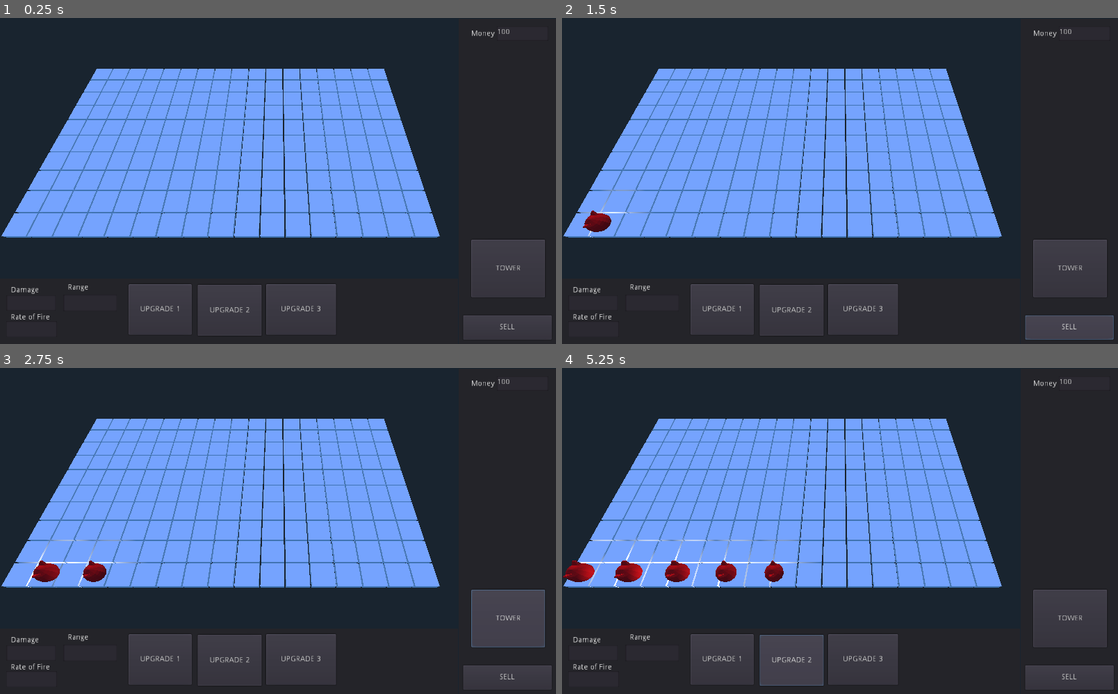
Above: before the commit, frames 1-4 (two rows, left to right).
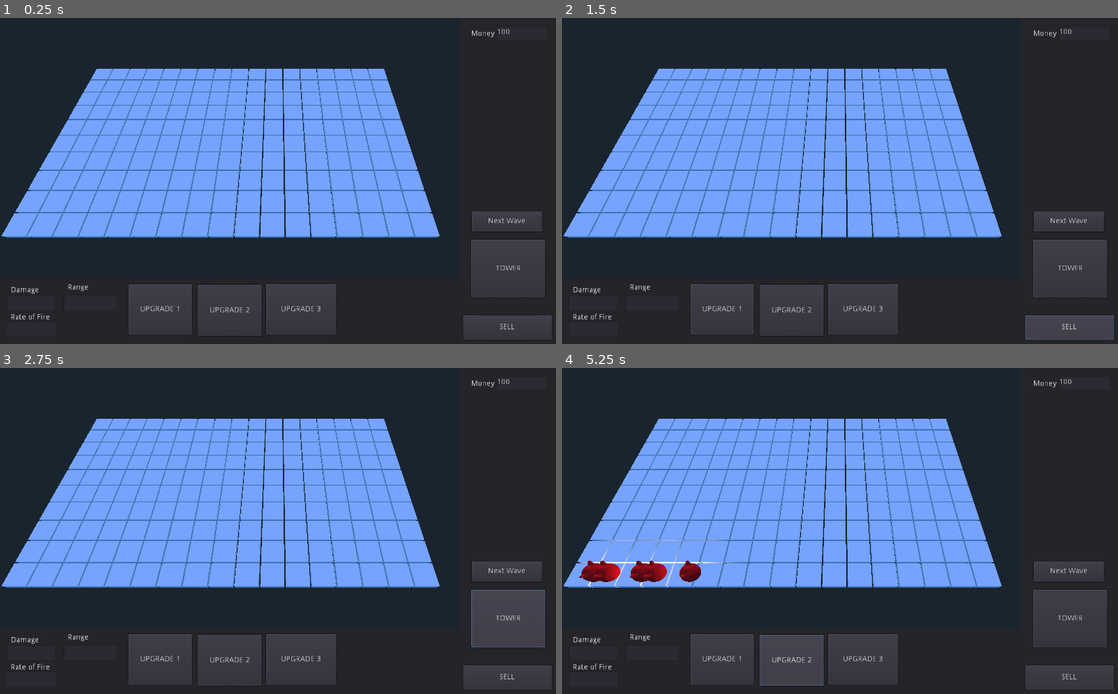
Above: after the commit, the same moments.

Repository: liampward/GodotTD
Game: Godot game, scene res://Scenes/Root.tscn
The game is run twice, just before and just after one commit, with the same random seed, the same clock (stepped at 60 frames per second) and the same inputs.
Inputs (mouse positions are in pixels of both pictures, inside the frame that each line leads up to):
- Up to frame 1 (0.25 s): no input
- Up to frame 2 (1.5 s): click (595, 301) at 0.52 s; type "12" at 0.6 s; click (595, 330) at 0.75 s; type "12" at 0.83 s; click (650, 301) at 0.98 s; type "12" at 1.07 s; click "SELL" at 1.25 s
- Up to frame 3 (2.75 s): click "TOWER" at 2 s
- Up to frame 4 (5.25 s): click (1067, 570) at 2.75 s, where only the run after the commit has a clickable "Next Wave"; click (1067, 570) at 3.5 s, where only the run after the commit has a clickable "Next Wave"; click "UPGRADE 1" at 4.25 s; click "UPGRADE 2" at 5 s

The runs differ from the first frame. In frame 1, 0.5% of the frame differs, in the area x 84-98%, y 59-66%; in frame 2, 0.8%; in frame 3, 1.1%; in frame 4, 2.5%, in the area x 0-98%, y 52-68%.
Error in both runs: Invalid get index 'tower' (on base: 'Nil'). (res://Scripts/Sell)

Commit message:
Added Next wave button to spawn waves

Diff:
--- a/Scenes/HUD.tscn
+++ b/Scenes/HUD.tscn
@@ -1,14 +1,15 @@
-[gd_scene load_steps=10 format=2]
-
-[ext_resource path="res://Scripts/Sell Button.gd" type="Script" id=1]
-[ext_resource path="res://Scripts/money.gd" type="Script" id=2]
-[ext_resource path="res://Scripts/purchase Button.gd" type="Script" id=3]
-[ext_resource path="res://Scripts/Damage.gd" type="Script" id=4]
-[ext_resource path="res://Scripts/fire rate.gd" type="Script" id=5]
-[ext_resource path="res://Scripts/range.gd" type="Script" id=6]
-[ext_resource path="res://Scripts/upgrade select 1.gd" type="Script" id=7]
-[ext_resource path="res://Scripts/upgrade select 2.gd" type="Script" id=8]
-[ext_resource path="res://Scripts/upgrade select 3.gd" type="Script" id=9]
+[gd_scene load_steps=11 format=2]
+
+[ext_resource path="res://Scripts/SpawnButton.gd" type="Script" id=1]
+[ext_resource path="res://Scripts/Sell Button.gd" type="Script" id=2]
+[ext_resource path="res://Scripts/money.gd" type="Script" id=3]
+[ext_resource path="res://Scripts/purchase Button.gd" type="Script" id=4]
+[ext_resource path="res://Scripts/Damage.gd" type="Script" id=5]
+[ext_resource path="res://Scripts/fire rate.gd" type="Script" id=6]
+[ext_resource path="res://Scripts/range.gd" type="Script" id=7]
+[ext_resource path="res://Scripts/upgrade select 1.gd" type="Script" id=8]
+[ext_resource path="res://Scripts/upgrade select 2.gd" type="Script" id=9]
+[ext_resource path="res://Scripts/upgrade select 3.gd" type="Script" id=10]
 
 [node name="MainPanel" type="Panel" index="0"]
 
@@ -27,7 +28,33 @@
 size_flags_horizontal = 1
 size_flags_vertical = 1
 
-[node name="SellButton" type="Button" parent="." index="0"]
+[node name="SpawnButton" type="Button" parent="." index="0"]
+
+anchor_left = 0.0
+anchor_top = 0.0
+anchor_right = 0.0
+anchor_bottom = 0.0
+margin_left = 24.0
+margin_top = 355.0
+margin_right = 153.0
+margin_bottom = 392.0
+rect_pivot_offset = Vector2( 0, 0 )
+rect_clip_content = false
+focus_mode = 2
+mouse_filter = 0
+mouse_default_cursor_shape = 0
+size_flags_horizontal = 1
+size_flags_vertical = 1
+toggle_mode = false
+enabled_focus_mode = 2
+shortcut = null
+group = null
+text = "Next Wave"
+flat = false
+align = 1
+script = ExtResource( 1 )
+
+[node name="SellButton" type="Button" parent="." index="1"]
 
 anchor_left = 0.0
 anchor_top = 0.0
@@ -51,9 +78,9 @@
 text = "SELL"
 flat = false
 align = 1
-script = ExtResource( 1 )
-
-[node name="Money" type="TextEdit" parent="." index="1"]
+script = ExtResource( 2 )
+
+[node name="Money" type="TextEdit" parent="." index="2"]
 
 anchor_left = 0.0
 anchor_top = 0.0
@@ -86,9 +113,9 @@
 caret_blink = false
 caret_blink_speed = 0.65
 caret_moving_by_right_click = true
-script = ExtResource( 2 )
-
-[node name="AmountOfCash" type="Label" parent="." index="2"]
+script = ExtResource( 3 )
+
+[node name="AmountOfCash" type="Label" parent="." index="3"]
 
 anchor_left = 0.0
 anchor_top = 0.0
@@ -109,7 +136,7 @@
 lines_skipped = 0
 max_lines_visible = -1
 
-[node name="PurchaseButton" type="Button" parent="." index="3"]
+[node name="PurchaseButton" type="Button" parent="." index="4"]
 
 anchor_left = 0.0
 anchor_top = 0.0
@@ -133,9 +160,9 @@
 text = "TOWER"
 flat = false
 align = 1
-script = ExtResource( 3 )
-
-[node name="DetailPanel" type="Panel" parent="." index="4"]
+script = ExtResource( 4 )
+
+[node name="DetailPanel" type="Panel" parent="." index="5"]
 
 anchor_left = 0.0
 anchor_top = 0.0
@@ -162,62 +189,6 @@
 margin_top = 30.0
 margin_right = 103.0
 margin_bottom = 59.0
-rect_pivot_offset = Vector2( 0, 0 )
-rect_clip_content = false
-focus_mode = 2
-mouse_filter = 0
-mouse_default_cursor_shape = 0
-size_flags_horizontal = 1
-size_flags_vertical = 1
-text = ""
-readonly = false
-highlight_current_line = false
-syntax_highlighting = false
-show_line_numbers = false
-highlight_all_occurrences = false
-override_selected_font_color = false
-context_menu_enabled = true
-smooth_scrolling = false
-v_scroll_speed = 80.0
-hiding_enabled = 0
-wrap_lines = false
-caret_block_mode = false
-caret_blink = false
-caret_blink_speed = 0.65
-caret_moving_by_right_click = true
-script = ExtResource( 4 )
-
-[node name="DamageLabel" type="Label" parent="DetailPanel" index="1"]
-
-anchor_left = 0.0
-anchor_top = 0.0
-anchor_right = 0.0
-anchor_bottom = 0.0
-margin_left = 20.0
-margin_top = 14.0
-margin_right = 72.0
-margin_bottom = 28.0
-rect_pivot_offset = Vector2( 0, 0 )
-rect_clip_content = false
-mouse_filter = 2
-mouse_default_cursor_shape = 0
-size_flags_horizontal = 1
-size_flags_vertical = 4
-text = "Damage"
-percent_visible = 1.0
-lines_skipped = 0
-max_lines_visible = -1
-
-[node name="FireRate" type="TextEdit" parent="DetailPanel" index="2"]
-
-anchor_left = 0.0
-anchor_top = 0.0
-anchor_right = 0.0
-anchor_bottom = 0.0
-margin_left = 11.0
-margin_top = 78.0
-margin_right = 105.0
-margin_bottom = 108.0
 rect_pivot_offset = Vector2( 0, 0 )
 rect_clip_content = false
 focus_mode = 2
@@ -243,37 +214,37 @@
 caret_moving_by_right_click = true
 script = ExtResource( 5 )
 
-[node name="FireRateLabel" type="Label" parent="DetailPanel" index="3"]
+[node name="DamageLabel" type="Label" parent="DetailPanel" index="1"]
 
 anchor_left = 0.0
 anchor_top = 0.0
 anchor_right = 0.0
 anchor_bottom = 0.0
 margin_left = 20.0
-margin_top = 64.0
-margin_right = 92.0
-margin_bottom = 78.0
+margin_top = 14.0
+margin_right = 72.0
+margin_bottom = 28.0
 rect_pivot_offset = Vector2( 0, 0 )
 rect_clip_content = false
 mouse_filter = 2
 mouse_default_cursor_shape = 0
 size_flags_horizontal = 1
 size_flags_vertical = 4
-text = "Rate of Fire"
+text = "Damage"
 percent_visible = 1.0
 lines_skipped = 0
 max_lines_visible = -1
 
-[node name="Range" type="TextEdit" parent="DetailPanel" index="4"]
-
-anchor_left = 0.0
-anchor_top = 0.0
-anchor_right = 0.0
-anchor_bottom = 0.0
-margin_left = 117.0
-margin_top = 29.0
-margin_right = 216.0
-margin_bottom = 60.0
+[node name="FireRate" type="TextEdit" parent="DetailPanel" index="2"]
+
+anchor_left = 0.0
+anchor_top = 0.0
+anchor_right = 0.0
+anchor_bottom = 0.0
+margin_left = 11.0
+margin_top = 78.0
+margin_right = 105.0
+margin_bottom = 108.0
 rect_pivot_offset = Vector2( 0, 0 )
 rect_clip_content = false
 focus_mode = 2
@@ -299,6 +270,62 @@
 caret_moving_by_right_click = true
 script = ExtResource( 6 )
 
+[node name="FireRateLabel" type="Label" parent="DetailPanel" index="3"]
+
+anchor_left = 0.0
+anchor_top = 0.0
+anchor_right = 0.0
+anchor_bottom = 0.0
+margin_left = 20.0
+margin_top = 64.0
+margin_right = 92.0
+margin_bottom = 78.0
+rect_pivot_offset = Vector2( 0, 0 )
+rect_clip_content = false
+mouse_filter = 2
+mouse_default_cursor_shape = 0
+size_flags_horizontal = 1
+size_flags_vertical = 4
+text = "Rate of Fire"
+percent_visible = 1.0
+lines_skipped = 0
+max_lines_visible = -1
+
+[node name="Range" type="TextEdit" parent="DetailPanel" index="4"]
+
+anchor_left = 0.0
+anchor_top = 0.0
+anchor_right = 0.0
+anchor_bottom = 0.0
+margin_left = 117.0
+margin_top = 29.0
+margin_right = 216.0
+margin_bottom = 60.0
+rect_pivot_offset = Vector2( 0, 0 )
+rect_clip_content = false
+focus_mode = 2
+mouse_filter = 0
+mouse_default_cursor_shape = 0
+size_flags_horizontal = 1
+size_flags_vertical = 1
+text = ""
+readonly = false
+highlight_current_line = false
+syntax_highlighting = false
+show_line_numbers = false
+highlight_all_occurrences = false
+override_selected_font_color = false
+context_menu_enabled = true
+smooth_scrolling = false
+v_scroll_speed = 80.0
+hiding_enabled = 0
+wrap_lines = false
+caret_block_mode = false
+caret_blink = false
+caret_blink_speed = 0.65
+caret_moving_by_right_click = true
+script = ExtResource( 7 )
+
 [node name="RangeLabel" type="Label" parent="DetailPanel" index="5"]
 
 anchor_left = 0.0
--- a/Scenes/Root.tscn
+++ b/Scenes/Root.tscn
@@ -6,7 +6,7 @@
 [ext_resource path="res://Scripts/Enemy Spawner.gd" type="Script" id=4]
 [ext_resource path="res://Scripts/Camera.gd" type="Script" id=5]
 
-[node name="Root" type="Node" index="0"]
+[node name="Root" type="Node"]
 
 script = ExtResource( 1 )
 
@@ -20,14 +20,7 @@
 
 script = ExtResource( 4 )
 
-[node name="EnemyTimer" type="Timer" parent="." index="3"]
-
-process_mode = 1
-wait_time = 1.04
-one_shot = false
-autostart = true
-
-[node name="CameraPivot" type="Position3D" parent="." index="4"]
+[node name="CameraPivot" type="Position3D" parent="." index="3"]
 
 transform = Transform( 1, 0, 0, 0, 1, 0, 0, 0, 1, 19.9554, 0, -10.3497 )
 
@@ -47,5 +40,3 @@
 near = 0.05
 far = 100.0
 script = ExtResource( 5 )
-
-[connection signal="timeout" from="EnemyTimer" to="EnemySpawner" method="_on_EnemyTimer_timeout"]
--- a/Scripts/Enemy Spawner.gd
+++ b/Scripts/Enemy Spawner.gd
@@ -29,6 +29,3 @@
     for i in range(0,T):
         Spawn()
         yield(get_tree().create_timer(1.0), "timeout")
-
-func _on_EnemyTimer_timeout():
-    self.SpawnWave(3)
--- /dev/null
+++ b/Scripts/SpawnButton.gd
@@ -0,0 +1,14 @@
+extends Button
+
+# class member variables go here, for example:
+# var a = 2
+# var b = "textvar"
+var Root_Node
+var Spawn_Node
+
+func _ready():
+	Root_Node = get_tree().get_root().get_node("Root")
+	Spawn_Node = Root_Node.get_node("EnemySpawner")
+
+func _pressed():
+	Spawn_Node.SpawnWave(3)
Not shown: 3 places in Scenes/HUD.tscn that only renumber resources
